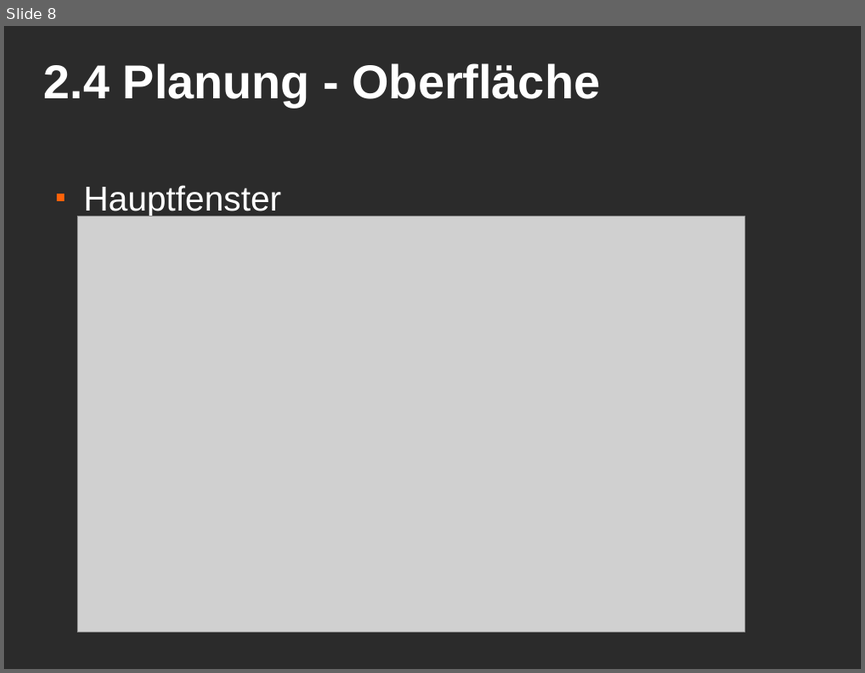
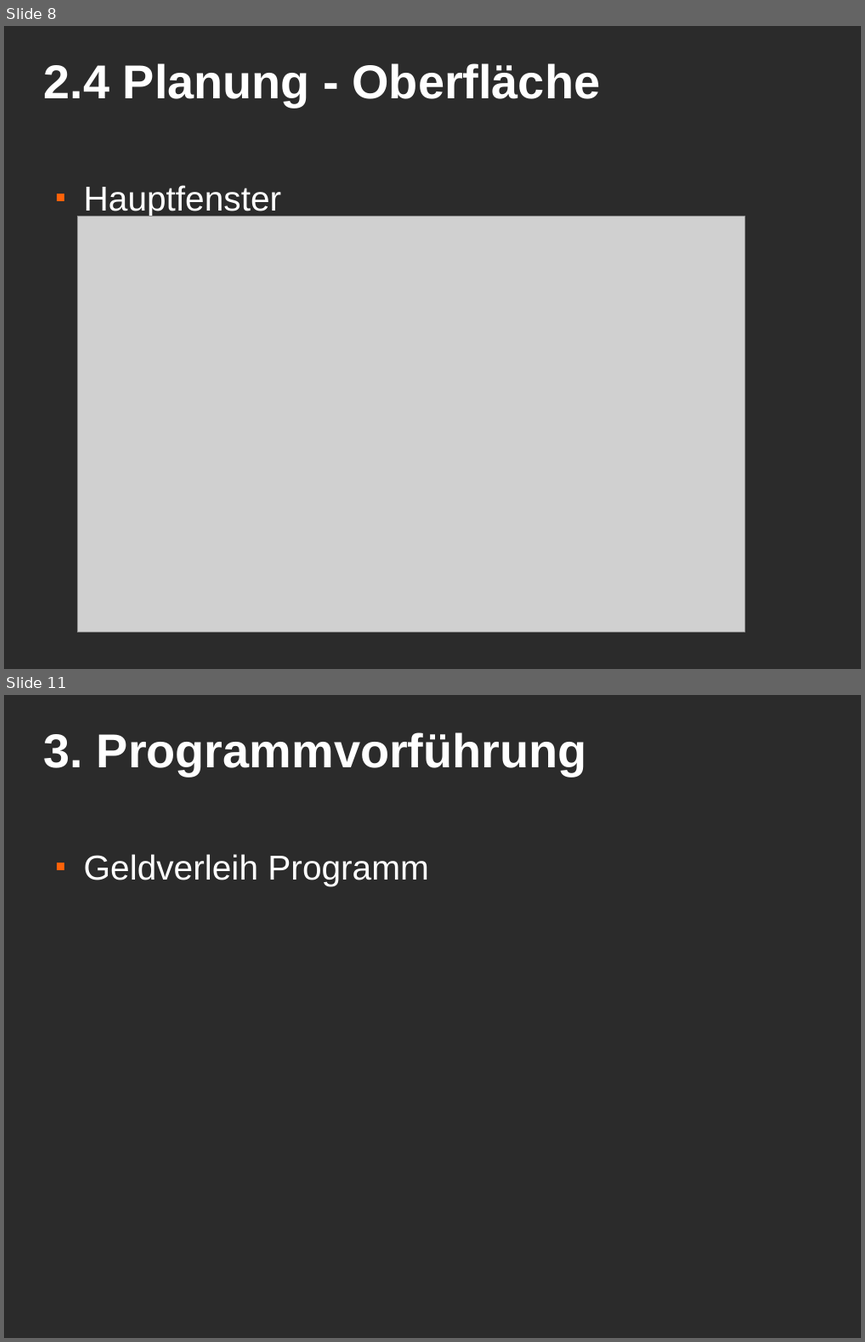
Before and after one commit to MacMuffin/Geldverleih, a slide deck: Geldverleih/geldverleih_präsi.odp. Shown one above the other, each under a label of ours: slide 8 before the commit, slides 8 and 11 after it; the slides between them are not shown. The pictures are 865x673 and 865x1342 pixels, drawn with LibreOffice and Linux fonts; fonts in the diff are those of the drawing; grey boxes stand for pictures; background and template pictures are left out; a plain dark background stands for a picture behind light text. Boxes give left, top, right and bottom in pixels: in the first picture for what was removed or moved away, otherwise in the second. Text is boxed around its words. In the diff, an @@ line names an element or a change of style, - is before the commit and + after.

```diff
--- a/Geldverleih/geldverleih_präsi.odp
+++ b/Geldverleih/geldverleih_präsi.odp
@@ slide 11 added at box(4, 695, 861, 1338), background picture (left out) @@
@@ title added at box(44, 732, 587, 776), 44 pt, text #FFFFFF, bold @@
+3. Programmvorführung
@@ text added at box(84, 854, 429, 886), 32 pt, text #FFFFFF @@
+■ Geldverleih Programm
```
Also in this commit, not shown: 4 slides changed, 1 other slide added, 1 slide removed, 39 other files.
